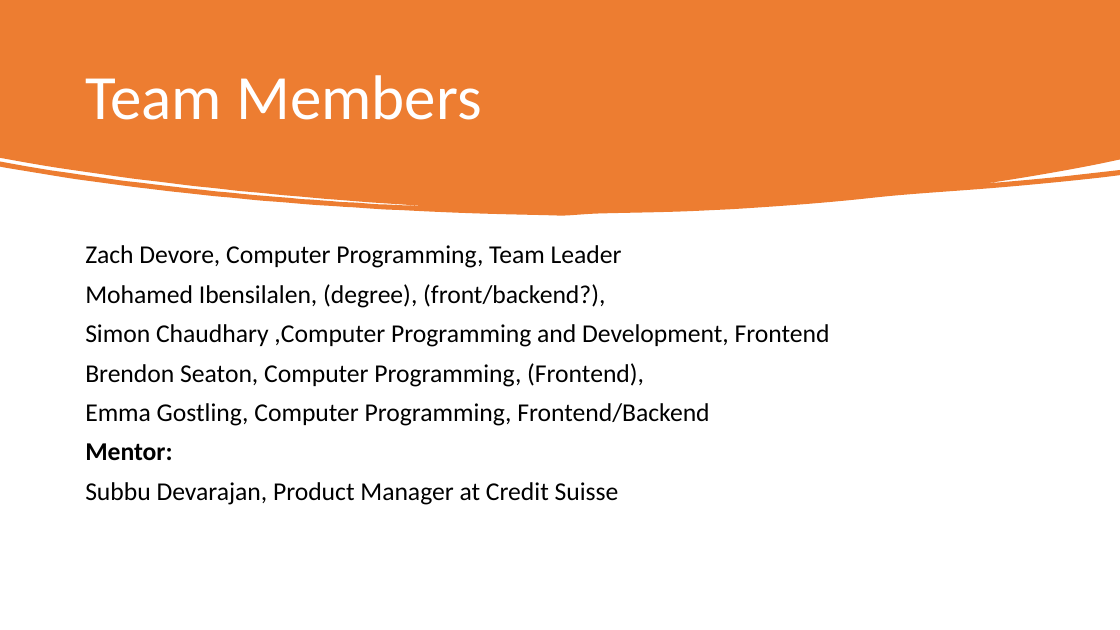
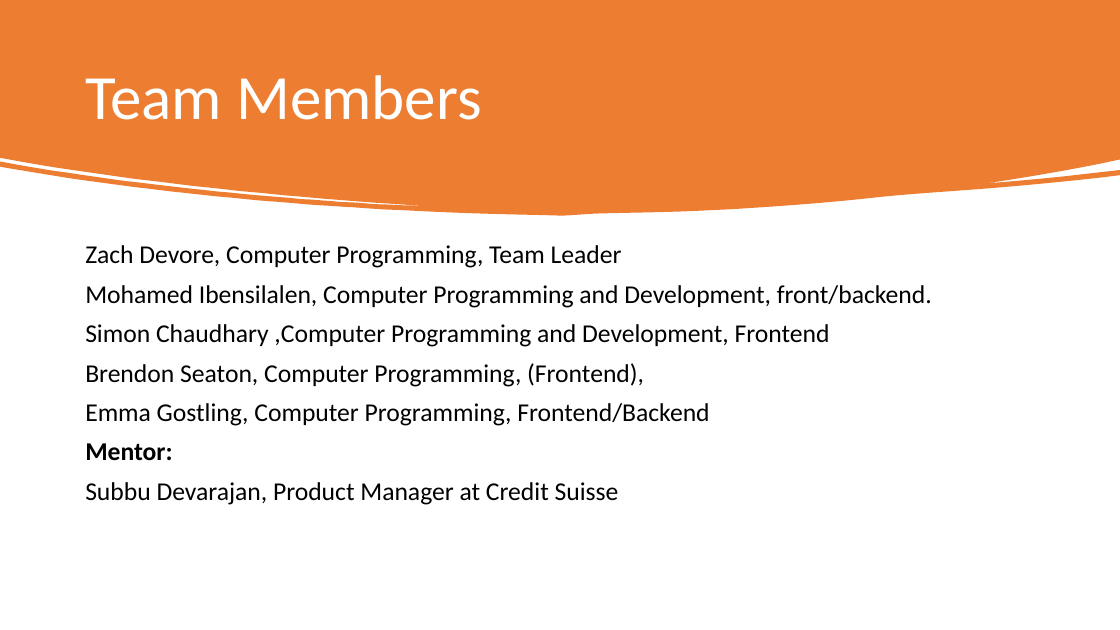
Before and after one commit to ZachDevore/Team10Project, a slide deck: slide 2 of The Store App.pptx. Drawn at 1120x630 pixels with LibreOffice and Linux fonts; fonts in the diff are those of the drawing. Boxes give left, top, right and bottom in pixels: in the first picture for what was removed or moved away, otherwise in the second. Text is boxed around its words. In the diff, an @@ line names an element or a change of style, - is before the commit and + after.

```diff
--- a/The Store App.pptx
+++ b/The Store App.pptx
@@ text at [85, 285, 932, 308]: text changed @@
-Mohamed Ibensilalen, (degree), (front/backend?),
+Mohamed Ibensilalen, Computer Programming and Development, front/backend.
```
